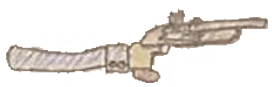
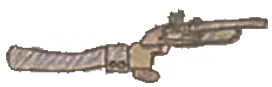
The second 272 × 87 image is a revision of the first. Changes to its layers:
pixels changed over [6,9,268,83] (layer not identified)
